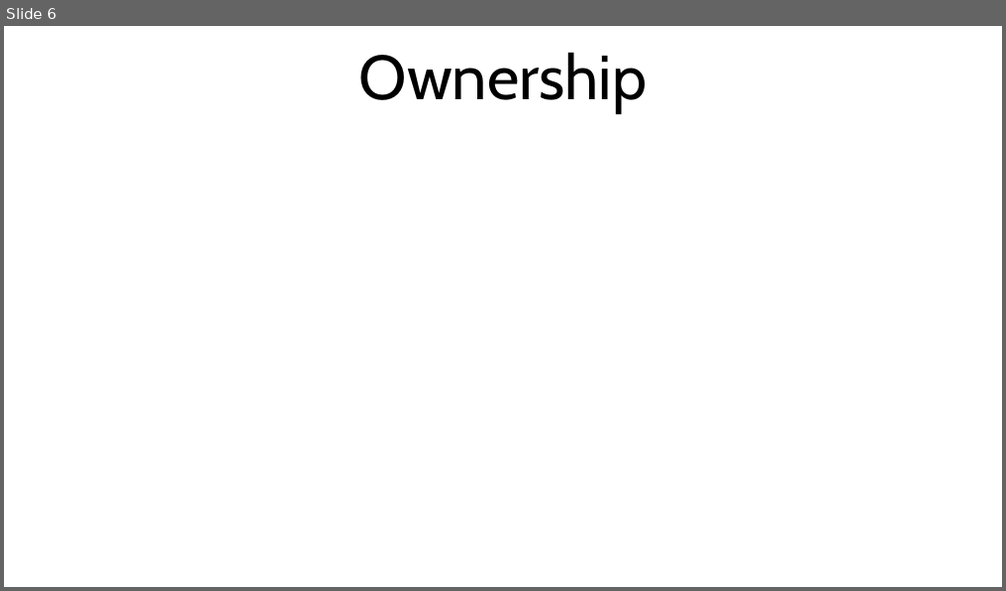
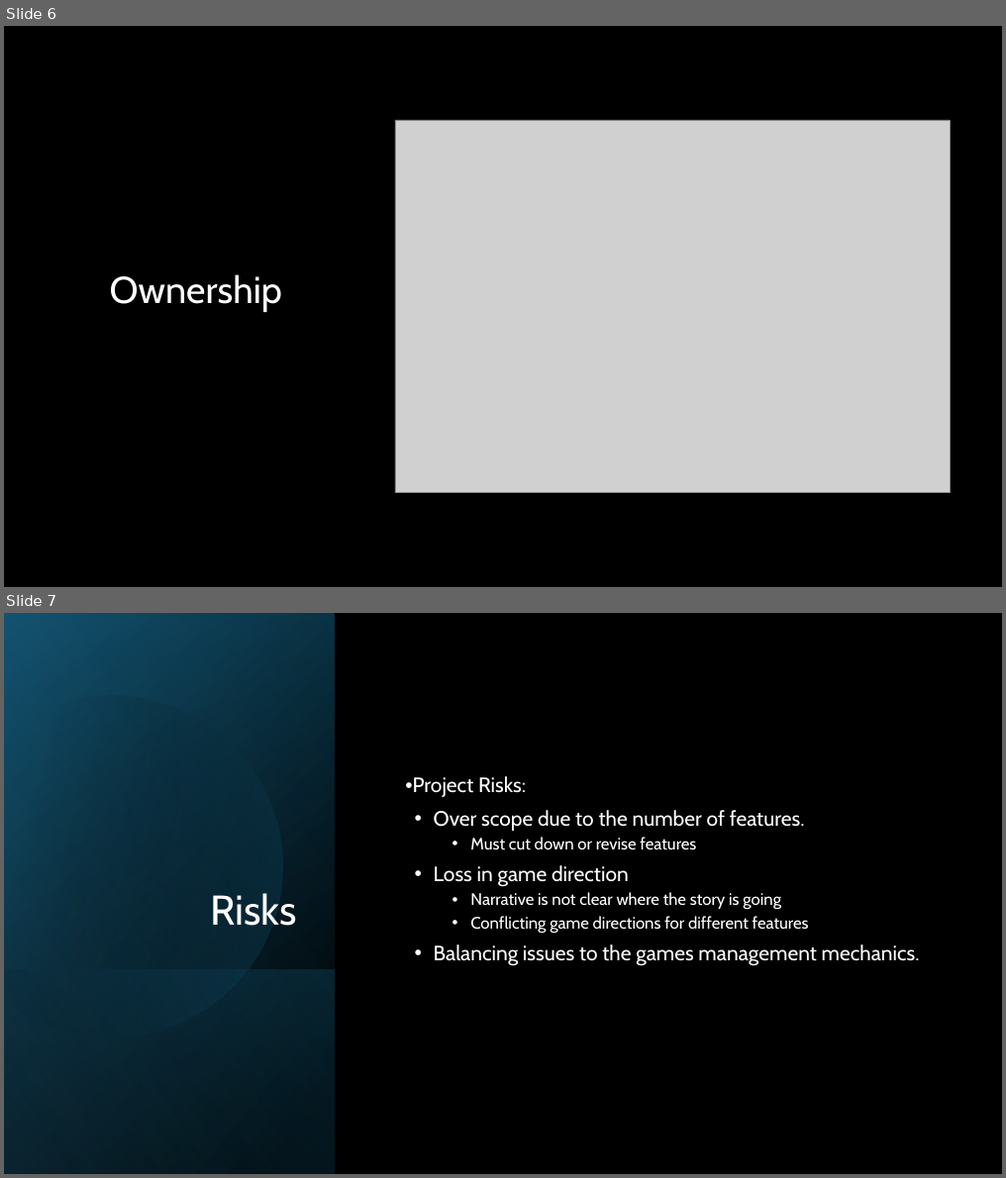
Before and after one commit to ToastKing1/VDeerStreamingTalents, a slide deck: Presentation/Week 14 Presentation.pptx. Shown one above the other, each under a label of ours: slide 6 before the commit, slides 6 and 7 after it. The pictures are 1006x591 and 1006x1178 pixels, drawn with LibreOffice and Linux fonts; fonts in the diff are those of the drawing; grey boxes stand for pictures. Boxes give left, top, right and bottom in pixels: in the first picture for what was removed or moved away, otherwise in the second. Text is boxed around its words. In the diff, an @@ line names an element or a change of style, - is before the commit and + after.

```diff
--- a/Presentation/Week 14 Presentation.pptx
+++ b/Presentation/Week 14 Presentation.pptx
@@ slide 7 added at [4,613,1002,1174], background #000000 @@
@@ rectangle added at [4,613,1002,1174], fill #000000 @@
@@ rectangle added at [4,613,335,1174], fill gradient #000000 to #104862 @@
@@ rectangle added at [4,614,335,1174], fill gradient #000000 to #156082 @@
@@ rectangle added at [4,613,335,1173], fill gradient #000000 to #46B1E1 @@
@@ freeform shape added at [4,655,324,1072], fill gradient #000000 to #156082 @@
@@ subtitle added at [413,776,920,966], 20 pt, text #FFFFFF @@
+• Project Risks:
+• Over scope due to the number of features.
+  • Must cut down or revise features
+• Loss in game direction
+  • Narrative is not clear where the story is going
+  • Conflicting game directions for different features
+• Balancing issues to the games management mechanics.
@@ title added at [210,893,296,926], 40 pt, text #FFFFFF @@
+Risks
@@ rectangle added at [4,969,335,1174], fill gradient #156082 to #000000 @@
@@ slide 6 changed as well @@
@@ background #FFFFFF to #000000 @@
@@ picture added at [395,120,950,494] @@
@@ title "Ownership": place and size @@
-title "Ownership" at [359,52,647,114]
+title "Ownership" at [110,274,282,312]
@@ title "Ownership" at [110,274,282,312]: size 60 to 36 pt, text colour #000000 to #FFFFFF; vertical alignment bottom to middle @@
```
Also in this commit, not shown: 3 other slides changed, 4 other slides added, 3 slides removed, 1 other file.
